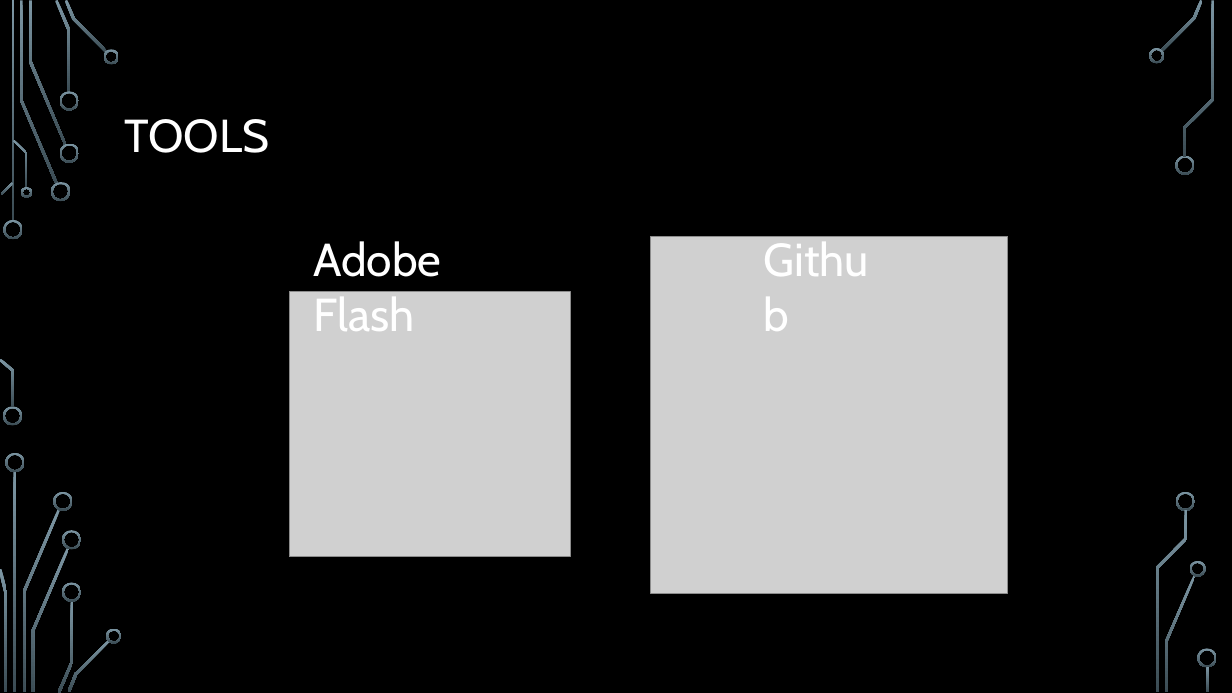
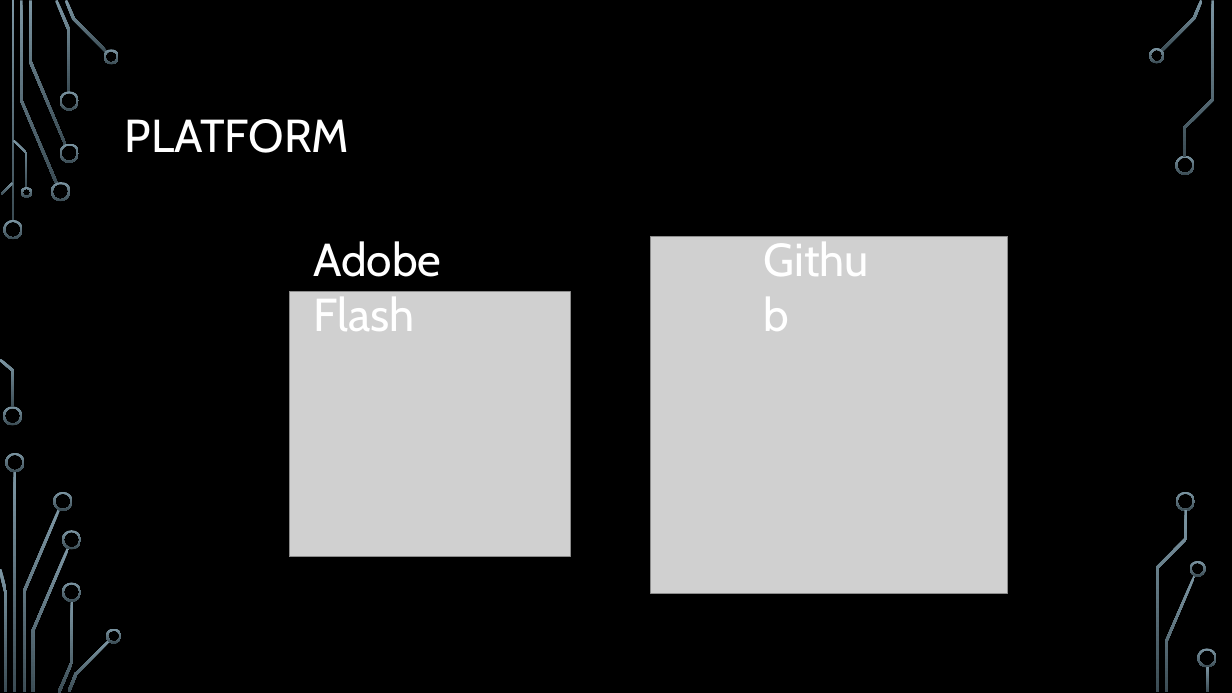
Before and after one commit to MHSCSClub/FBLA_GameSimulation_2014, a slide deck: slide 6 of Powerpoint.pptx (slide 5 before the commit). Drawn at 1232x693 pixels with LibreOffice and Linux fonts; fonts in the diff are those of the drawing; grey boxes stand for pictures; background and template pictures are left out. Boxes give left, top, right and bottom in pixels: in the first picture for what was removed or moved away, otherwise in the second. Text is boxed around its words. In the diff, an @@ line names an element or a change of style, - is before the commit and + after.

```diff
--- a/Powerpoint.pptx
+++ b/Powerpoint.pptx
@@ title at <box>125,119,350,153</box>: text changed @@
-TOOLS
+PLATFORM
```
Also in this commit, not shown: 3 other slides changed, 1 slide added.
